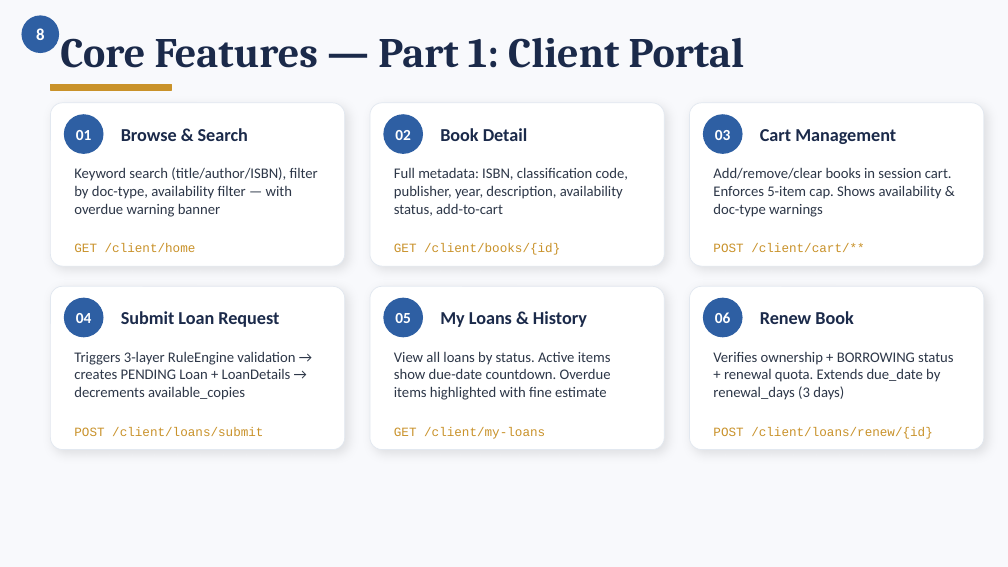
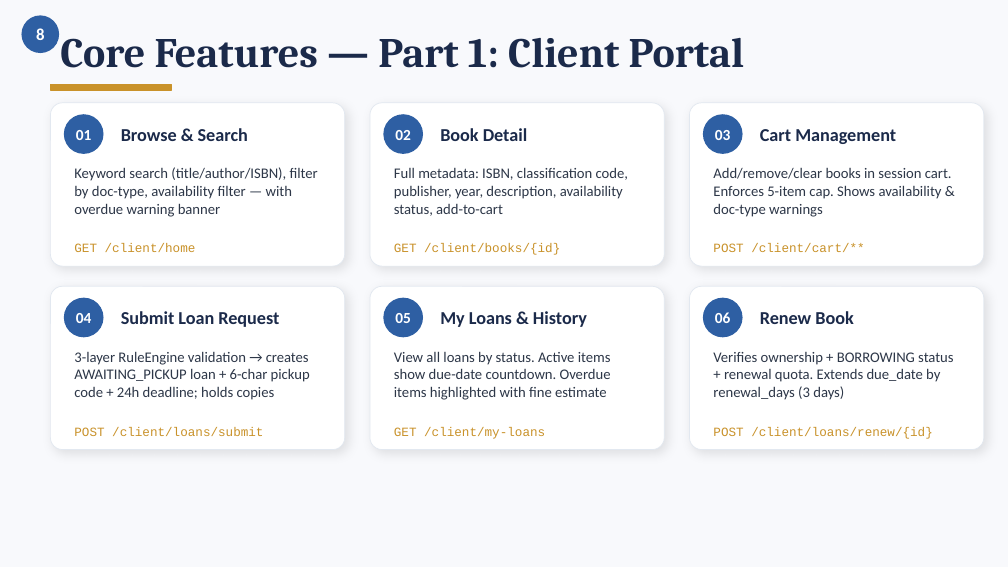
Before and after one commit to tuyenpham2409/library-management, a slide deck: slide 10 of FinalPresentation_LibraryManagement.pptx. Drawn at 1008x567 pixels with LibreOffice and Linux fonts; fonts in the diff are those of the drawing. Boxes give left, top, right and bottom in pixels: in the first picture for what was removed or moved away, otherwise in the second. Text is boxed around its words. In the diff, an @@ line names an element or a change of style, - is before the commit and + after.

```diff
--- a/FinalPresentation_LibraryManagement.pptx
+++ b/FinalPresentation_LibraryManagement.pptx
@@ text at bbox=[74, 352, 310, 400]: text changed @@
-Triggers 3-layer RuleEngine validation → creates PENDING Loan + LoanDetails → decrements available_copies
+3-layer RuleEngine validation → creates AWAITING_PICKUP loan + 6-char pickup code + 24h deadline; holds copies
```
Also in this commit, not shown: 11 other slides changed, 2 other files.
